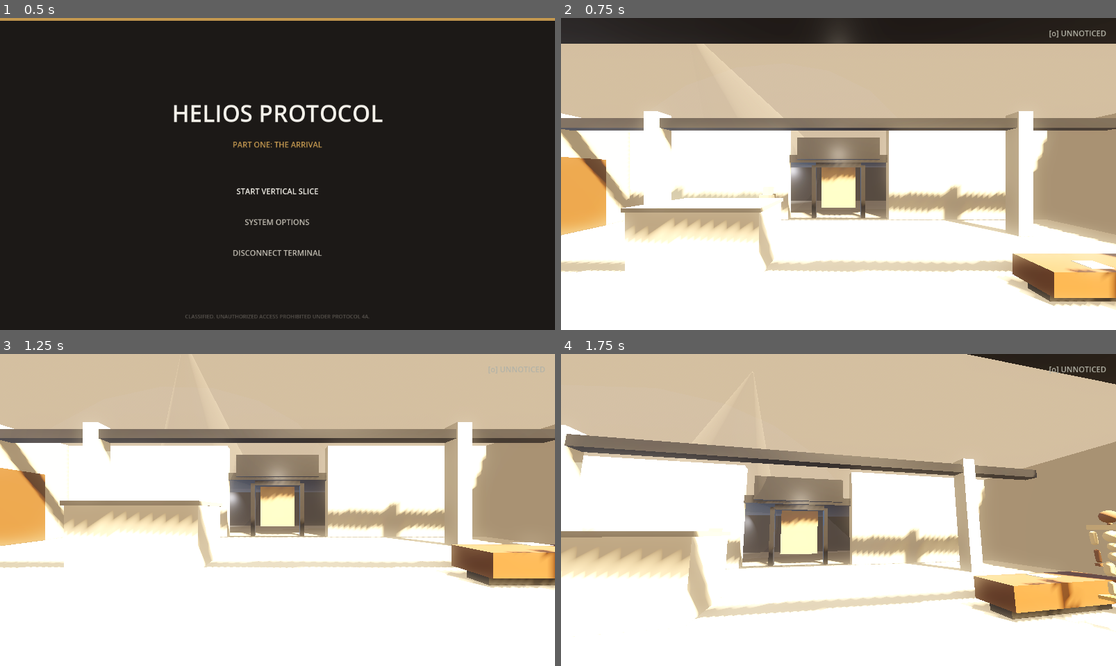
Above: before the commit, frames 1-4 (two rows, left to right).
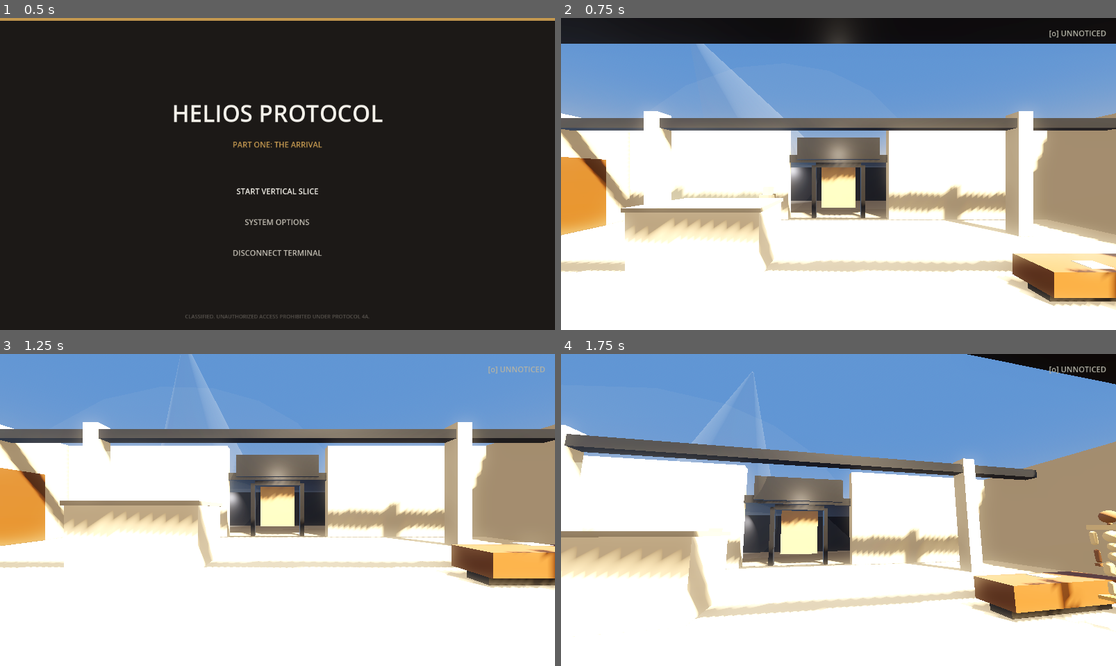
Above: after the commit, the same moments.

Repository: Adhiraaj-Deb/helios-protocol
Game: Godot game, scene res://scenes/core/boot.tscn
Two runs of this game, one before a commit and one after it. Both use one fixed random seed, a clock stepped at 60 frames per second and the inputs below.
Inputs (mouse positions are in pixels of both pictures, inside the frame that each line leads up to):
- Up to frame 1 (0.5 s): no input
- Up to frame 2 (0.75 s): click "START VERTICAL SLICE" at 0.5 s
- Up to frame 3 (1.25 s): no input
- Up to frame 4 (1.75 s): tap Enter (ui_accept) at 1.25, 1.52 s; move the mouse to (866, 510) at 1.27 s; hold W (move_forward) from 1.28 s (still down); hold Ctrl (crouch) from 1.28 s (still down)

Frame 1 is identical in both runs. In frame 2, 31% of the frame differs, in the area x 0-100%, y 6-91%; in frame 3, 33%; in frame 4, 39%, in the area x 0-100%, y 0-86%.

Commit message:
Fix island loading: correct scale, trimesh collision, texture, fog disabled

Diff:
--- /dev/null
+++ b/check_island.gd
@@ -0,0 +1,11 @@
+extends SceneTree
+func _init():
+    var packed = load('res://assets/models/Island.glb')
+    var inst = packed.instantiate()
+    print('Root: ', inst.name)
+    for child in inst.get_children():
+        print(' - ', child.name, ' (', child.get_class(), ')')
+        if child is Node3D:
+            for sub in child.get_children():
+                print('   - ', sub.name, ' (', sub.get_class(), ')')
+    quit()
--- a/scenes/main/solaris_isle.tscn
+++ b/scenes/main/solaris_isle.tscn
@@ -3,6 +3,7 @@
 [ext_resource type="PackedScene" path="res://assets/models/island/Island.glb" id="1_island"]
 [ext_resource type="PackedScene" path="res://scenes/world/vertical_slice.tscn" id="2_house"]
 [ext_resource type="PackedScene" path="res://scenes/player/maya.tscn" id="3_player"]
+[ext_resource type="Script" path="res://scripts/world/island_loader.gd" id="4_loader"]
 
 [sub_resource type="ProceduralSkyMaterial" id="sky_mat"]
 sky_top_color = Color(0.30, 0.46, 0.72, 1.0)
@@ -30,12 +31,10 @@
 glow_intensity = 0.25
 glow_bloom = 0.15
 glow_hdr_threshold = 0.80
-fog_enabled = true
+fog_enabled = false
 fog_light_color = Color(0.72, 0.62, 0.50, 1.0)
-fog_density = 0.005
+fog_density = 0.001
 
-[sub_resource type="BoxShape3D" id="box_floor_shape"]
-size = Vector3(2000, 2, 2000)
 
 [node name="SolarisIsle" type="Node3D"]
 
@@ -48,14 +47,11 @@
 light_energy = 2.0
 shadow_enabled = true
 
-[node name="IslandTerrain" type="StaticBody3D" parent="."]
+[node name="IslandTerrain" type="Node3D" parent="."]
+script = ExtResource("4_loader")
 
-[node name="MeshInstance3D" parent="IslandTerrain" instance=ExtResource("1_island")]
-transform = Transform3D(10, 0, 0, 0, 10, 0, 0, 0, 10, 0, 0, 0)
-
-[node name="CollisionShape3D" type="CollisionShape3D" parent="IslandTerrain"]
-transform = Transform3D(1, 0, 0, 0, 1, 0, 0, 0, 1, 0, -1, 0)
-shape = SubResource("box_floor_shape")
+[node name="IslandGLB" parent="IslandTerrain" instance=ExtResource("1_island")]
+transform = Transform3D(0.002, 0, 0, 0, 0.002, 0, 0, 0, 0.002, -88, 0, -3.8)
 
 [node name="ExistingHouseScene" parent="." instance=ExtResource("2_house")]
 transform = Transform3D(1, 0, 0, 0, 1, 0, 0, 0, 1, 0, 0, 0)
--- /dev/null
+++ b/scripts/world/island_loader.gd
@@ -0,0 +1,62 @@
+extends Node3D
+
+# ============================================================
+# IslandLoader – attaches to the IslandTerrain Node3D
+# Finds all MeshInstance3D children inside the instanced GLB,
+# applies the texture, and generates trimesh collision.
+# ============================================================
+
+func _ready() -> void:
+	# Move the island to a clean position in world space.
+	# The room spawns at origin; the island sits 500 m to the side.
+	global_position = Vector3(500, 0, 0)
+
+	# Disable fog so the island is visible from the room
+	call_deferred("_setup_fog")
+	call_deferred("_build_collision")
+
+func _setup_fog() -> void:
+	var we := get_tree().root.find_child("WorldEnvironment", true, false) as WorldEnvironment
+	if we and we.environment:
+		we.environment.fog_enabled = false
+
+func _build_collision() -> void:
+	# Load the texture once
+	var tex: Texture2D = load("res://assets/models/island/Island_0.png")
+	if tex == null:
+		push_error("IslandLoader: Island_0.png not found!")
+
+	var meshes_found := 0
+	_process_node(self, tex, meshes_found)
+
+	if meshes_found == 0:
+		push_error("IslandLoader: No MeshInstance3D found inside the GLB!")
+	else:
+		print("IslandLoader: Done – processed %d mesh(es) with collision and texture." % meshes_found)
+
+func _process_node(node: Node, tex: Texture2D, meshes_found: int) -> void:
+	if node is MeshInstance3D:
+		var mi := node as MeshInstance3D
+		if mi.mesh != null:
+			# Apply texture material
+			if tex:
+				var mat := StandardMaterial3D.new()
+				mat.albedo_texture = tex
+				mat.transparency = BaseMaterial3D.TRANSPARENCY_DISABLED
+				mat.cull_mode = BaseMaterial3D.CULL_DISABLED
+				for s in range(mi.mesh.get_surface_count()):
+					mi.set_surface_override_material(s, mat)
+
+			# Build exact trimesh collision — add StaticBody3D as sibling
+			# (Adding as child of MeshInstance3D also works and is simpler)
+			var sb := StaticBody3D.new()
+			sb.collision_layer = 1
+			sb.collision_mask = 0
+			var cs := CollisionShape3D.new()
+			cs.shape = mi.mesh.create_trimesh_shape()
+			sb.add_child(cs)
+			mi.add_child(sb)
+			meshes_found += 1
+
+	for child in node.get_children():
+		_process_node(child, tex, meshes_found)
Not shown, changed: assets/models/Island_0.png.import
Not shown, changed: assets/models/island/Island_0.png.import
Not shown, added: check_island.gd.uid
Not shown, added: scripts/world/island_loader.gd.uid
